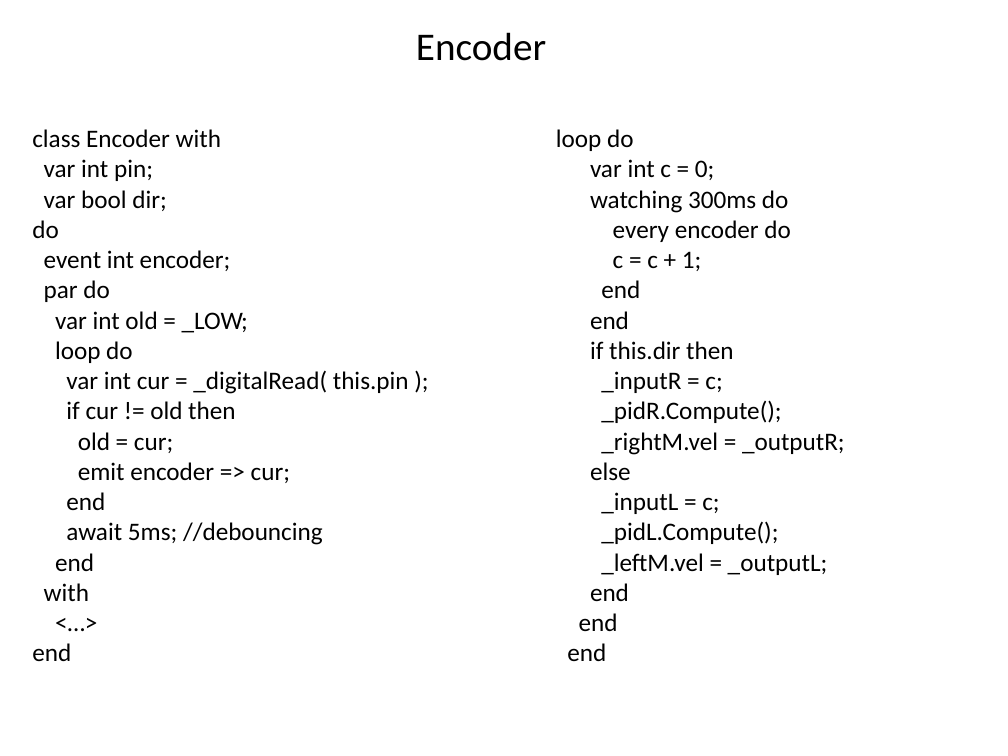
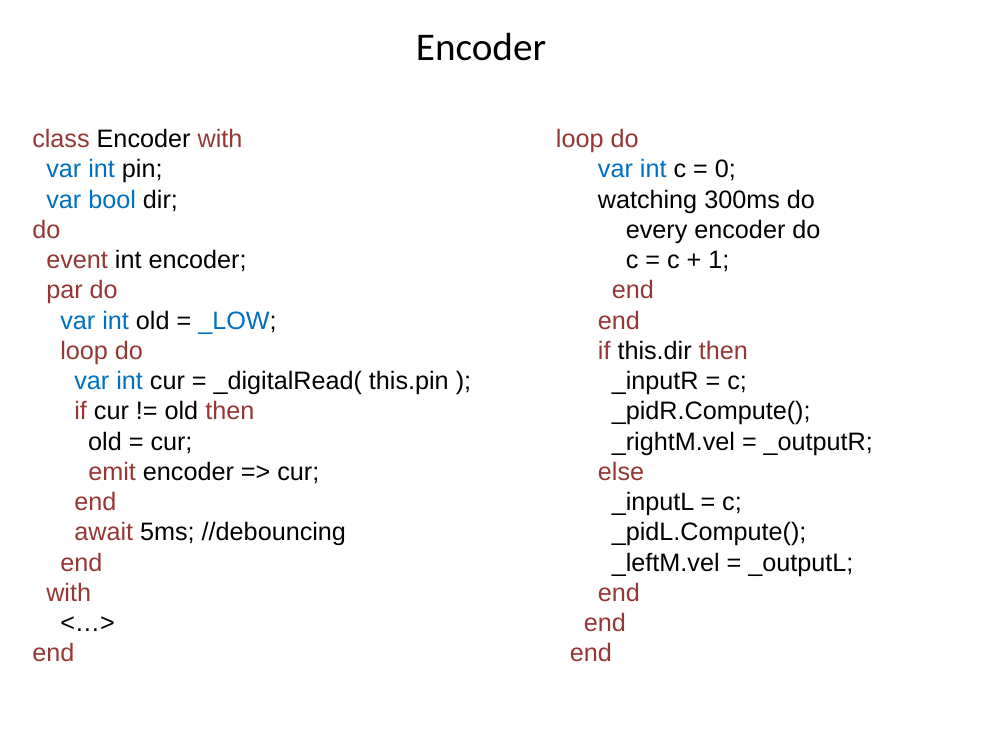
Before and after one commit to HandelSM/C-u-arduino, a slide deck: slide 8 of Céu vs C.pptx (slide 6 before the commit). Drawn at 1008x756 pixels with LibreOffice and Linux fonts; fonts in the diff are those of the drawing. Boxes give left, top, right and bottom in pixels: in the first picture for what was removed or moved away, otherwise in the second. Text is boxed around its words. In the diff, an @@ line names an element or a change of style, - is before the commit and + after.

```diff
--- a/Céu vs C.pptx
+++ b/Céu vs C.pptx
@@ text "class Encoder with" at (x1=32, y1=128, x2=449, y2=662): font Calibri to Arial; text colour #000000 to #953735 in "class with", "do", "event", "par do" and 8 more places; text colour #000000 to #0070C0 in "var int", "var bool", "var int _LOW;", "var int" @@
@@ text "loop do" at (x1=556, y1=128, x2=873, y2=662): font Calibri to Arial; text colour #000000 to #953735 in "loop do", "end", "end", "if then" and 4 more places; text colour #000000 to #0070C0 in "var int" @@
```
Also in this commit, not shown: 3 other slides changed, 2 slides added.
